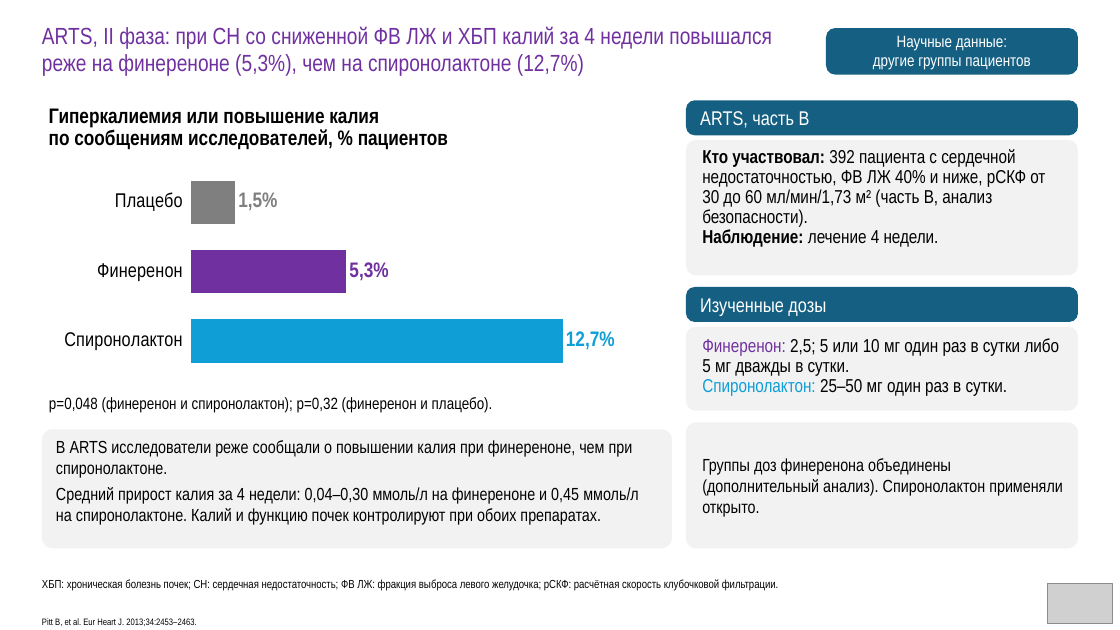
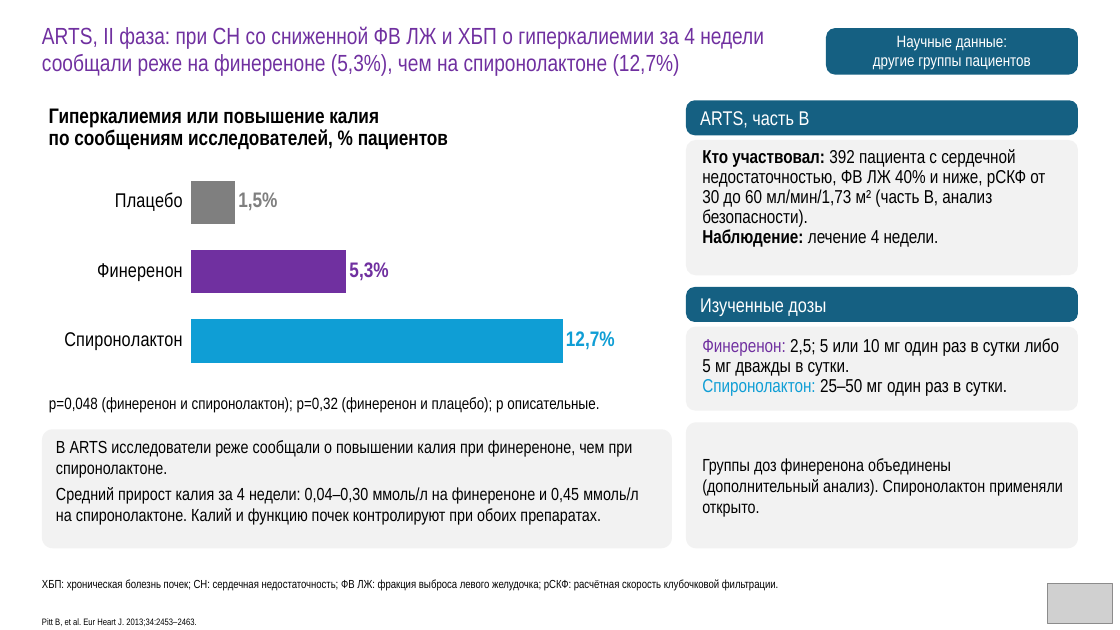
Before and after one commit to drabdulbosit1-eng/my-test-cloud, a slide deck: slide 52 of finerenone/Finerenone_promo_53.pptx. Drawn at 1120x630 pixels with LibreOffice and Linux fonts; fonts in the diff are those of the drawing; grey boxes stand for pictures. Boxes give left, top, right and bottom in pixels: in the first picture for what was removed or moved away, otherwise in the second. Text is boxed around its words. In the diff, an @@ line names an element or a change of style, - is before the commit and + after.

```diff
--- a/finerenone/Finerenone_promo_53.pptx
+++ b/finerenone/Finerenone_promo_53.pptx
@@ text at (42,26,764,76): text changed @@
-ARTS, II фаза: при СН со сниженной ФВ ЛЖ и ХБП калий за 4 недели повышался реже на финереноне (5,3%), чем на спиронолактоне (12,7%)
+ARTS, II фаза: при СН со сниженной ФВ ЛЖ и ХБП о гиперкалиемии за 4 недели сообщали реже на финереноне (5,3%), чем на спиронолактоне (12,7%)
@@ text at (49,397,599,412): text changed @@
-p=0,048 (финеренон и спиронолактон); p=0,32 (финеренон и плацебо).
+p=0,048 (финеренон и спиронолактон); p=0,32 (финеренон и плацебо); p описательные.
```
Also in this commit, not shown: 26 other slides changed, 8 other files.
